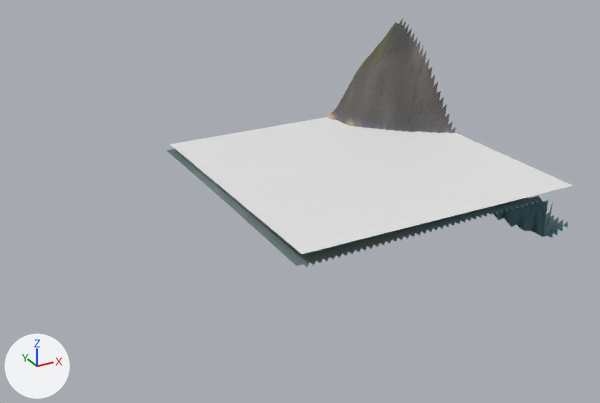
A saved change to the glTF model eloria-assets/maps/continent-v2/stagheath/client/chunks/07_11/world.glb.
Rendered twice from a camera (50 mm lens) standing at (-381.9, -349.0, 99.0) and looking at (-272.0, -149.1, -0.9). Every picture has the same lights, and +X, +Y and +Z are marked at lower left. The older version comes first. Where no turn or scale is listed for an object, it has been applied to the vertices. Vertices at exactly the same position are counted once.

The first picture shows 'AuthoredGround_stagheathBase_stagheath_07_11', 'Terrain_stagheath_07_11', 'Water_stagheath_07_11'.
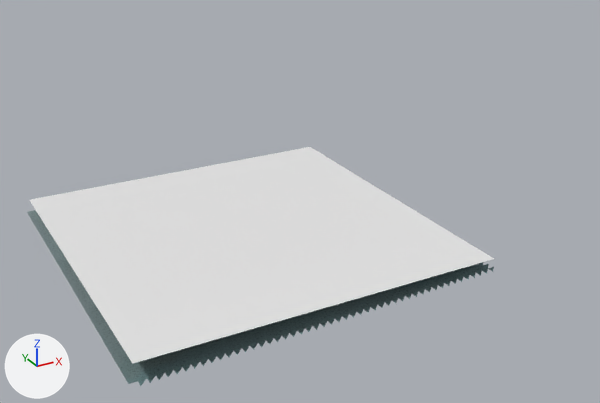
The change, as a list of edits to the scene's bpy script:
```text
Change me_terrain_stagheath_07_11:
    used by ob_terrain_stagheath_07_11; location = (-929.0, 6517.0, 0.0)
    remove me_terrain_stagheath_07_11.from_pydata(...)  # 2401 vertices, 4608 faces; spans x 639.0..735.0, y -6697.0..-6601.0, z -16.0..33.4
    add me_terrain_stagheath_07_11.from_pydata(...)  # 2401 vertices, 4608 faces; spans x 585.0..681.0, y -6723.0..-6627.0, z -8.7..-1.5
    me_terrain_stagheath_07_11 part 1: 2401 of 2401 vertices moved; they spanned x 639.0..735.0, y -6697.0..-6601.0, z -16.0..33.4 and now span x 585.0..681.0, y -6723.0..-6627.0, z -8.7..-1.5; mean shift (-54.0, -26.0, -1.3)
Change me_water_stagheath_07_11:
    used by ob_water_stagheath_07_11; location = (-929.0, 6517.0, 0.0)
    remove me_water_stagheath_07_11.from_pydata(...)  # 4 vertices, 2 faces; spans x 640.0..736.0, y -6698.0..-6602.0, z 0.0
    add me_water_stagheath_07_11.from_pydata(...)  # 4 vertices, 2 faces; spans x 586.0..682.0, y -6724.0..-6628.0, z 0.0
    me_water_stagheath_07_11 part 2: the whole mesh is moved by (-54.0, -26.0, 0.0)
Change me_authoredground_stagheathbase_stagheath_07_11:
    used by ob_authoredground_stagheathbase_stagheath_07_11; location = (-929.0, 6517.0, 0.0)
    remove me_authoredground_stagheathbase_stagheath_07_11.from_pydata(...)  # 2496 vertices, 4608 faces; spans x 639.0..737.0, y -6699.0..-6601.0, z -16.0..35.1
    add me_authoredground_stagheathbase_stagheath_07_11.from_pydata(...)  # 2496 vertices, 4608 faces; spans x 585.0..683.0, y -6725.0..-6627.0, z -9.4..-1.5
    me_authoredground_stagheathbase_stagheath_07_11 part 3: 2496 of 2496 vertices moved; they spanned x 639.0..737.0, y -6699.0..-6601.0, z -16.0..35.1 and now span x 585.0..683.0, y -6725.0..-6627.0, z -9.4..-1.5; mean shift (-54.0, -26.0, -1.4)
    me_authoredground_stagheathbase_stagheath_07_11 part 4: 4042 faces centred in x 640.3..735.7, y -6697.7..-6602.3, z -16.0..1.3 are repainted in the vertex colours; the middle colour goes from grey #788b8b to grey #7a8c8d
    me_authoredground_stagheathbase_stagheath_07_11 part 5: 566 faces centred in x 682.3..735.7, y -6670.3..-6602.3, z -8.5..33.4 are repainted in the vertex colours; the middle colour goes from dark grey #6a6966 to grey #869594
```

What differs and where, as boxes (x1, y1, x2, y2) in the pictures (600 x 403 px; the box of a moved part takes in the faces that stretch with it):
'Water_stagheath_07_11', mesh moved: before (170, 117, 573, 254); after (30, 147, 494, 364)
'AuthoredGround_stagheathBase_stagheath_07_11', reshaped, recoloured: before (169, 19, 568, 267); after (29, 210, 494, 386)
'Terrain_stagheath_07_11', reshaped (mostly hidden): before (166, 23, 543, 266); after (27, 210, 134, 384)
part 3 of me_authoredground_stagheathbase_stagheath_07_11, moved or reshaped: before (169, 19, 568, 267); after (29, 210, 494, 386)
part 4 of me_authoredground_stagheathbase_stagheath_07_11, recoloured: before (169, 113, 568, 267); after (29, 210, 494, 386)
part 5 of me_authoredground_stagheathbase_stagheath_07_11, recoloured: before (335, 19, 453, 133)
